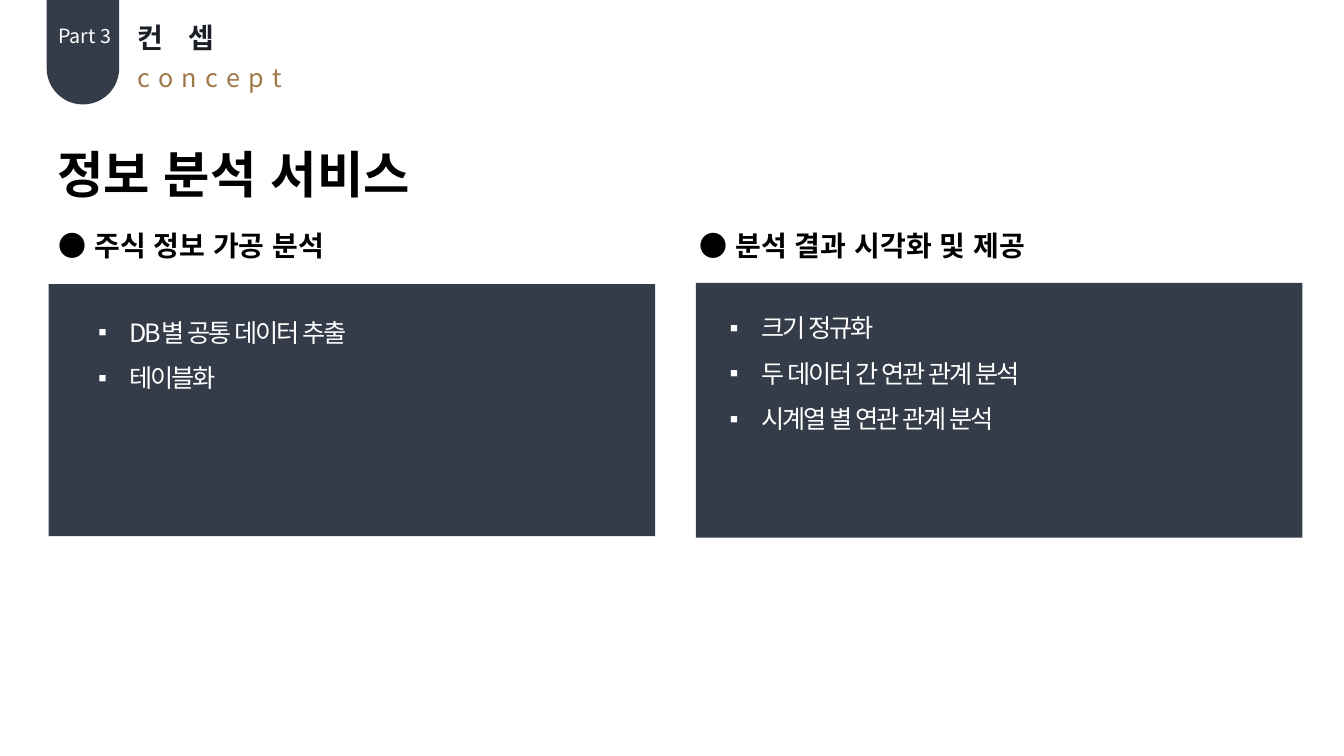
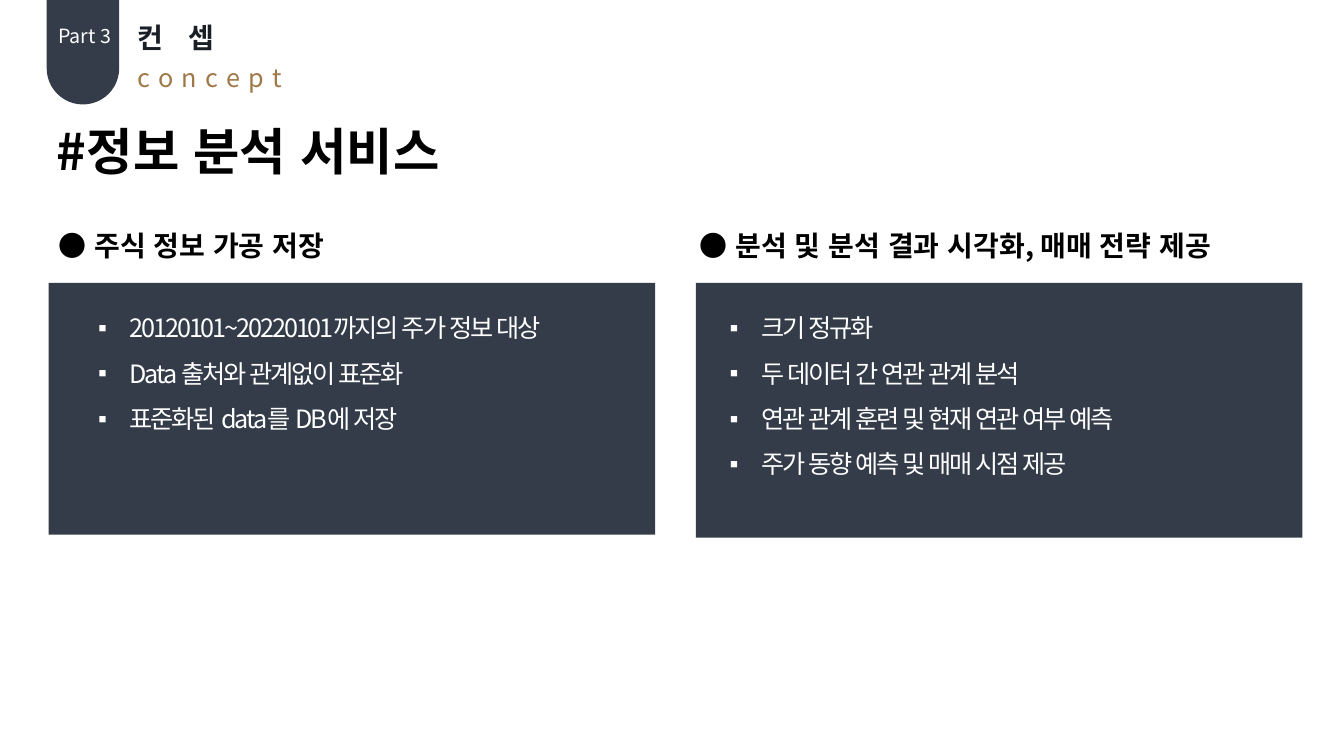
Before and after one commit to Hoonys101/bigdata, a slide deck: slide 13 of 최종.pptx (slide 10 before the commit). Drawn at 1344x756 pixels with LibreOffice and Linux fonts; fonts in the diff are those of the drawing. Boxes give left, top, right and bottom in pixels: in the first picture for what was removed or moved away, otherwise in the second. Text is boxed around its words. In the diff, an @@ line names an element or a change of style, - is before the commit and + after.

```diff
--- a/최종.pptx
+++ b/최종.pptx
@@ text at bbox=[57, 127, 439, 175]: text changed @@
-정보 분석 서비스
+#정보 분석 서비스
@@ text at bbox=[94, 232, 325, 259]: text changed @@
-● 주식 정보 가공 분석
+● 주식 정보 가공 저장
@@ text at bbox=[736, 232, 1211, 262]: text changed @@
-● 분석 결과 시각화 및 제공
+● 분석 및 분석 결과 시각화, 매매 전략 제공
@@ text at bbox=[130, 316, 540, 430]: text changed @@
-▪ DB별 공통 데이터 추출
-▪ 테이블화
+▪ 20120101~20220101까지의 주가 정보 대상
+▪ Data 출처와 관계없이 표준화
+▪ 표준화된 data를 DB에 저장
@@ text at bbox=[761, 407, 1114, 475]: text changed @@
-▪ 시계열 별 연관 관계 분석
+▪ 연관 관계 훈련 및 현재 연관 여부 예측
+▪ 주가 동향 예측 및 매매 시점 제공
```
Also in this commit, not shown: 32 other slides changed, 3 slides added.
